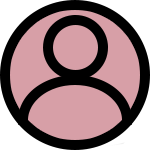
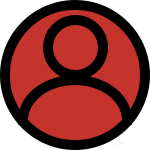
Comparing the layer stacks of the two 150x150 images. Changes:
painted on "Ellipse 1" over <box>10,10,140,140</box>
